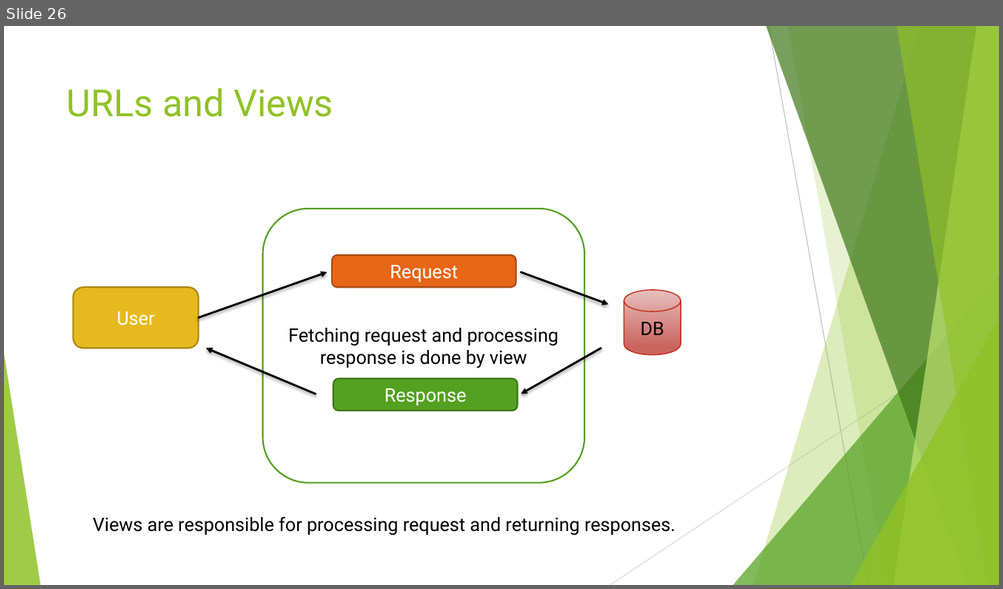
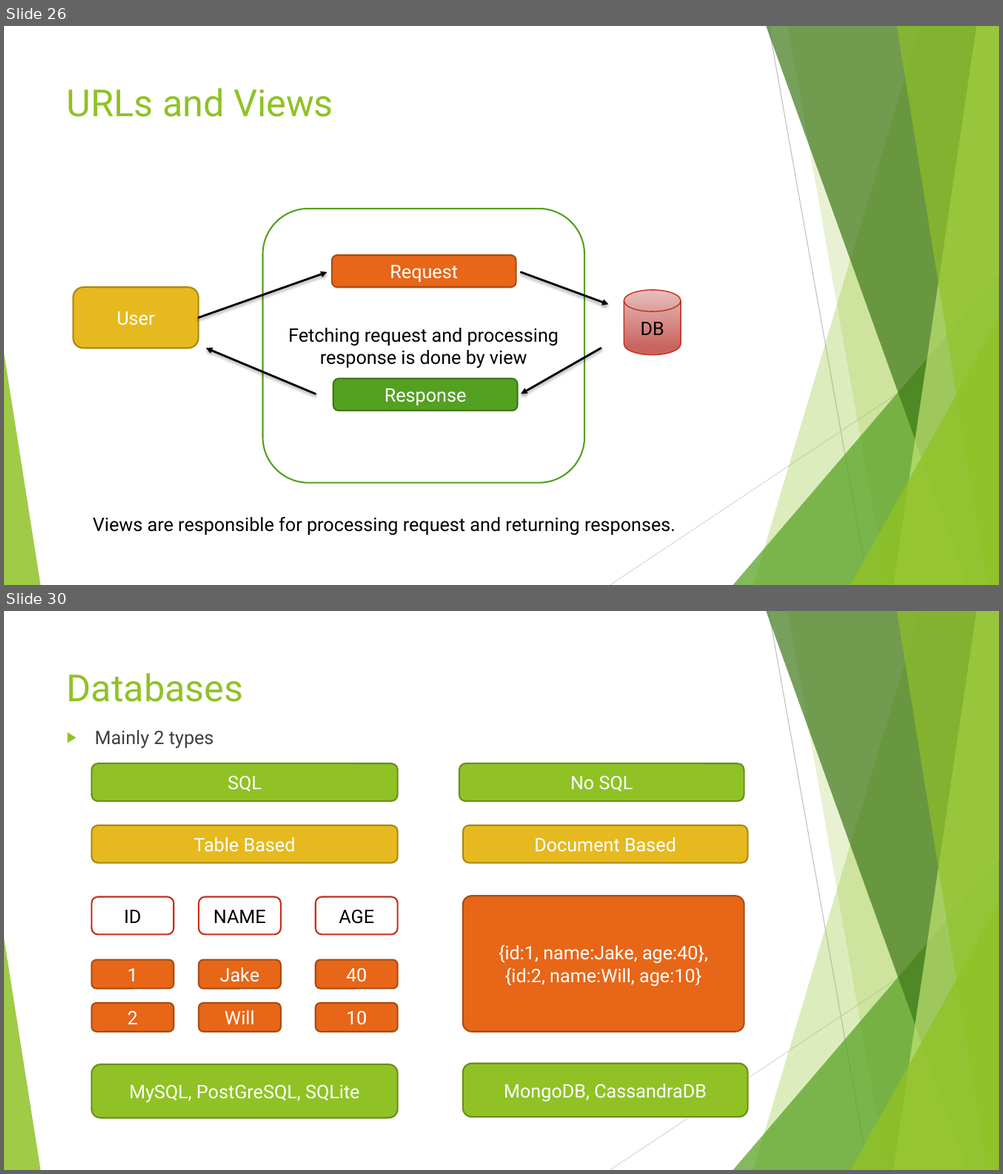
Before and after one commit to edyoda/PD-281220-Session-Code, a slide deck: Django EdYoda.pptx. Shown one above the other, each under a label of ours: slide 26 before the commit, slides 26 and 30 after it; the slides between them are not shown. The pictures are 1003x589 and 1003x1174 pixels, drawn with LibreOffice and Linux fonts; fonts in the diff are those of the drawing. Boxes give left, top, right and bottom in pixels: in the first picture for what was removed or moved away, otherwise in the second. Text is boxed around its words. In the diff, an @@ line names an element or a change of style, - is before the commit and + after.

```diff
--- a/Django EdYoda.pptx
+++ b/Django EdYoda.pptx
@@ slide 30 added at [4,611,999,1170], background #FFFFFF; not listed: 10 template elements that a slide beside it also shows @@
@@ title added at [67,673,244,702], 36 pt, text #90C226 @@
+Databases
@@ text added at [95,730,214,749], 18 pt, text #404040 @@
+▶ Mainly 2 types
@@ rounded rectangle added at [91,764,397,801], fill #90C226, outline #6B901C 1.5 pt, 18 pt, text #FFFFFF @@
+SQL
@@ rounded rectangle added at [459,764,744,801], fill #90C226, outline #6B901C 1.5 pt, 18 pt, text #FFFFFF @@
+No SQL
@@ rounded rectangle added at [91,825,397,863], fill #E6B91E, outline #AA8916 1.5 pt, 18 pt, text #FFFFFF @@
+Table Based
@@ rounded rectangle added at [463,825,748,863], fill #E6B91E, outline #AA8916 1.5 pt, 18 pt, text #FFFFFF @@
+Document Based
@@ rounded rectangle added at [91,897,173,934], fill #FFFFFF, outline #C42F1A 1.5 pt, 18 pt, text #000000 @@
+ID
@@ rounded rectangle added at [199,897,281,934], fill #FFFFFF, outline #C42F1A 1.5 pt, 18 pt, text #000000 @@
+NAME
@@ rounded rectangle added at [315,897,397,934], fill #FFFFFF, outline #C42F1A 1.5 pt, 18 pt, text #000000 @@
+AGE
@@ rounded rectangle added at [463,896,744,1032], fill #E76618, outline #AB4B12 1.5 pt, 18 pt, text #FFFFFF @@
+{id:1, name:Jake, age:40},
+{id:2, name:Will, age:10}
@@ rounded rectangle added at [91,960,173,989], fill #E76618, outline #AB4B12 1.5 pt, 18 pt, text #FFFFFF @@
+1
@@ rounded rectangle added at [199,960,281,989], fill #E76618, outline #AB4B12 1.5 pt, 18 pt, text #FFFFFF @@
+Jake
@@ rounded rectangle added at [315,960,397,989], fill #E76618, outline #AB4B12 1.5 pt, 18 pt, text #FFFFFF @@
+40
@@ rounded rectangle added at [91,1003,173,1033], fill #E76618, outline #AB4B12 1.5 pt, 18 pt, text #FFFFFF @@
+2
@@ rounded rectangle added at [199,1003,281,1033], fill #E76618, outline #AB4B12 1.5 pt, 18 pt, text #FFFFFF @@
+Will
@@ rounded rectangle added at [315,1003,397,1033], fill #E76618, outline #AB4B12 1.5 pt, 18 pt, text #FFFFFF @@
+10
@@ rounded rectangle added at [91,1065,397,1119], fill #90C226, outline #6B901C 1.5 pt, 18 pt, text #FFFFFF @@
+MySQL, PostGreSQL, SQLite
@@ rounded rectangle added at [463,1064,748,1118], fill #90C226, outline #6B901C 1.5 pt, 18 pt, text #FFFFFF @@
+MongoDB, CassandraDB
```
Also in this commit, not shown: 45 other slides added, 15 other files.
